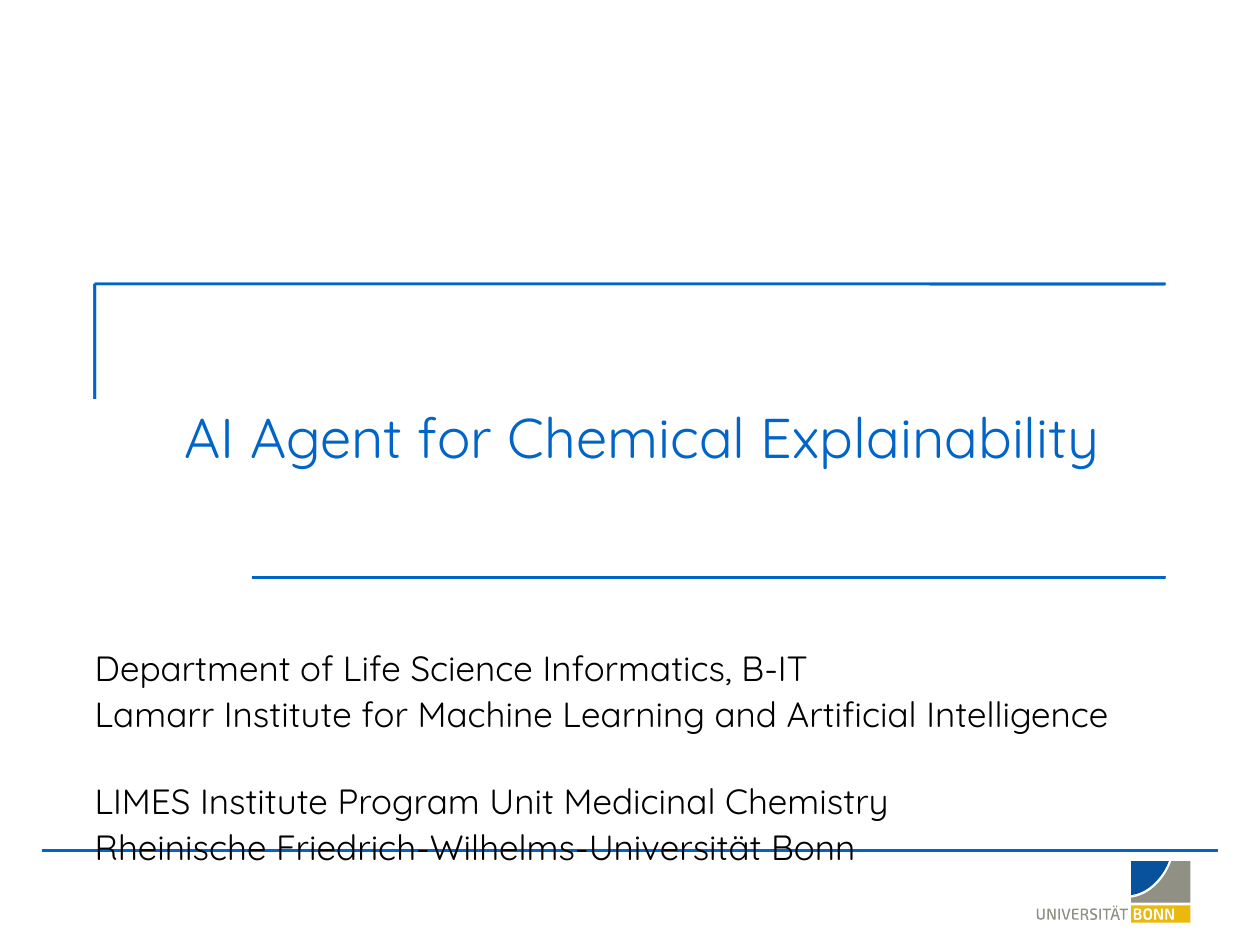
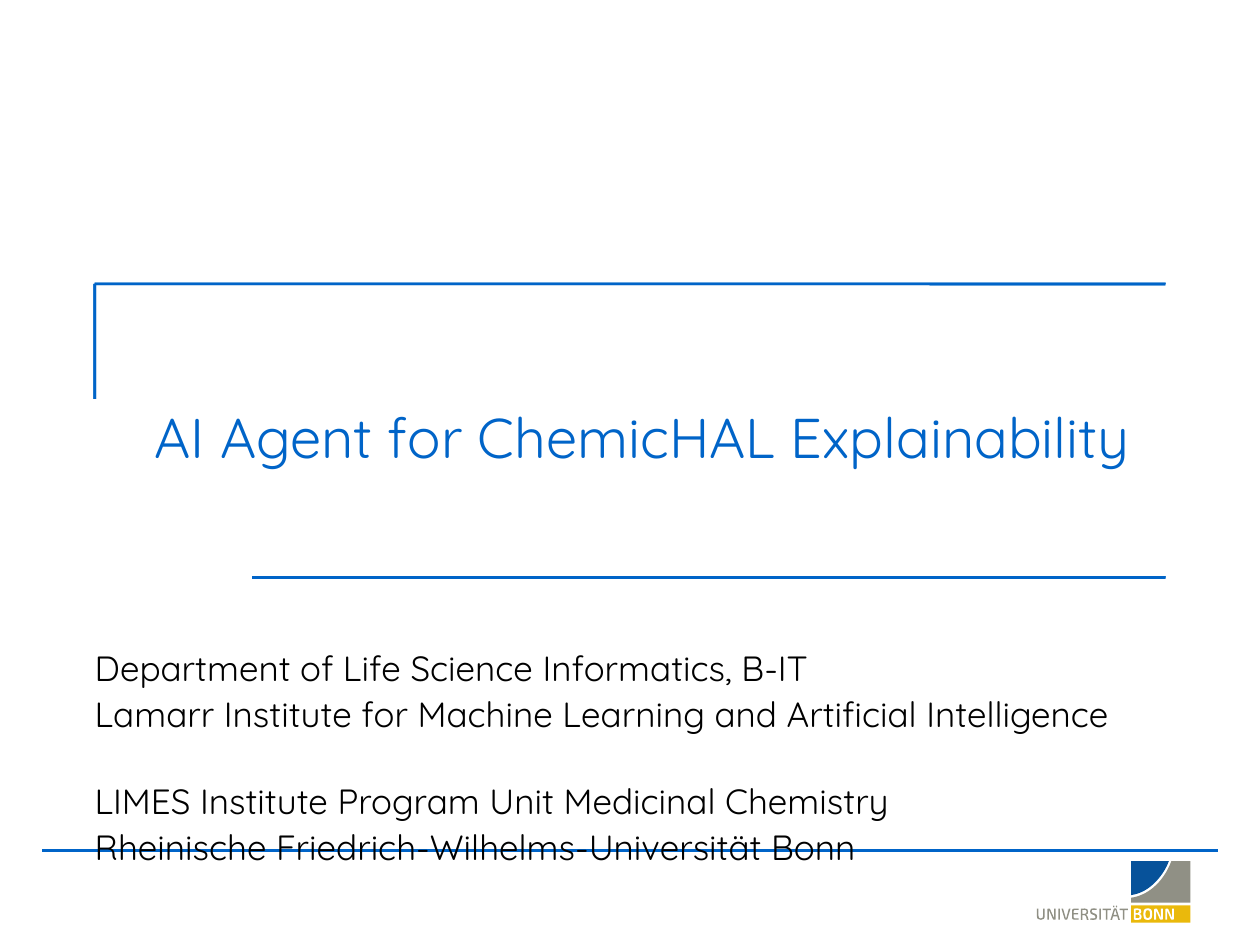
Before and after one commit to LSI-Uni-Bonn/ChemicHAL, a slide deck: slide 1 of slides/AI_Agent_Explainability.pptx. Drawn at 1260x945 pixels with LibreOffice and Linux fonts; fonts in the diff are those of the drawing; background and template pictures are left out. Boxes give left, top, right and bottom in pixels: in the first picture for what was removed or moved away, otherwise in the second. Text is boxed around its words. In the diff, an @@ line names an element or a change of style, - is before the commit and + after.

```diff
--- a/slides/AI_Agent_Explainability.pptx
+++ b/slides/AI_Agent_Explainability.pptx
@@ title at bbox=[155, 416, 1130, 470]: text changed @@
-AI Agent for Chemical Explainability
+AI Agent for ChemicHAL Explainability
```
Also in this commit, not shown: 23 other slides changed.
